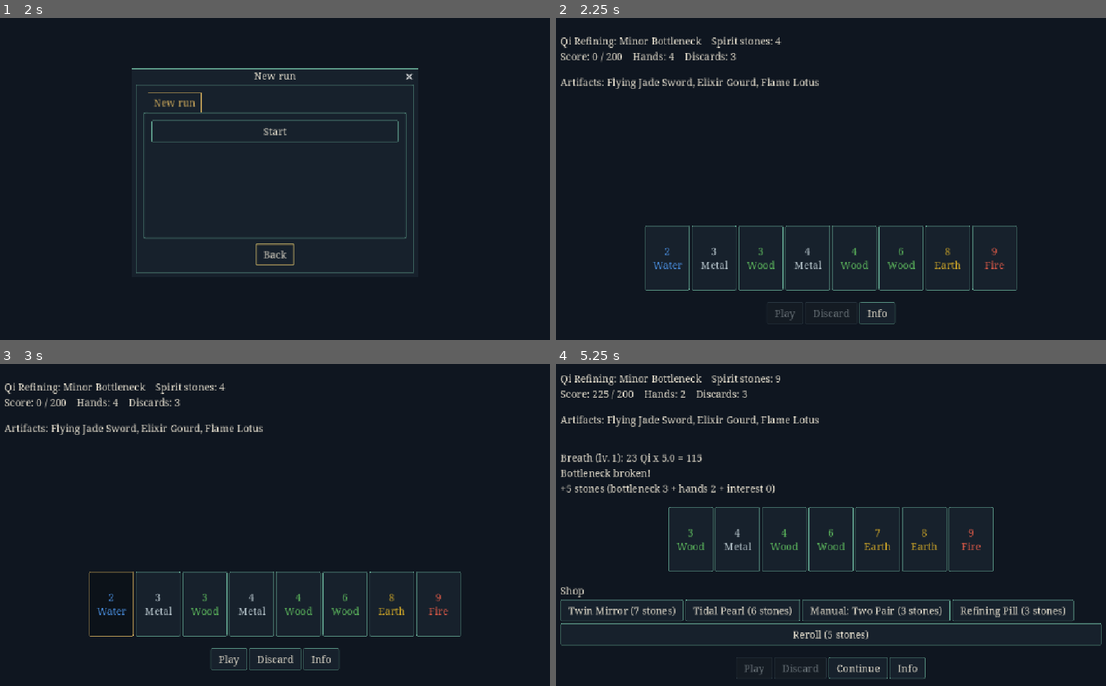
Above: before the commit, frames 1-4 (two rows, left to right).
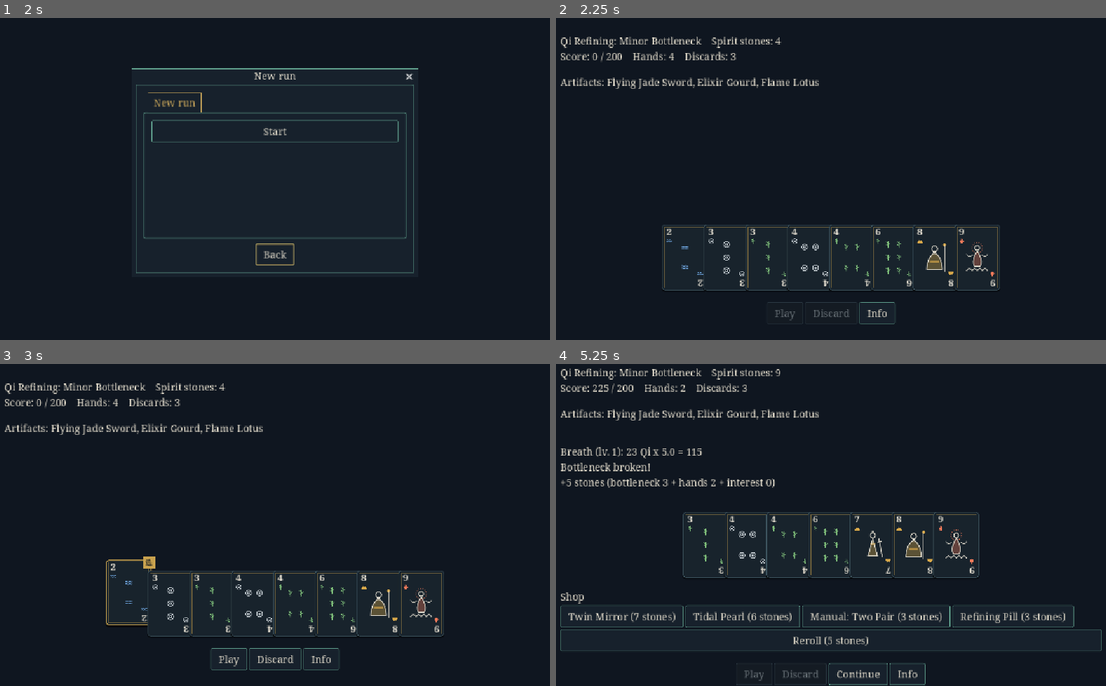
Above: after the commit, the same moments.

Repository: BazeOnigiri/deckbuilder-cultivation
Game: Godot game, scene res://ui/main/main.tscn
Same seed, same stepped clock (60 frames per second), same inputs: the game is played once before the commit and once after it.
Inputs (mouse positions are in pixels of both pictures, inside the frame that each line leads up to):
- Up to frame 1 (2 s): click "New run" at 0.5 s; click "New run" at 1.25 s
- Up to frame 2 (2.25 s): click "Start" at 2 s
- Up to frame 3 (3 s): click (110, 605) at 2.75 s, where only the run before the commit has a clickable "2 Water"
- Up to frame 4 (5.25 s): click "Play" at 3.5 s; click (666, 605) at 4.25 s, where only the run before the commit has a clickable "3 Metal"; click "Play" at 5 s

Frame 1 is identical in both runs. In frame 2, 2.9% of the frame differs, in the area x 16-84%, y 64-85%; in frame 3, 3.0%; in frame 4, 12%, in the area x 0-100%, y 1-100%.

Commit message:
feat(cartes): dessine les cartes avec symboles, points, figures et sceau de selection
- CardView dessine la carte dans _draw() : rang et symbole dans deux
  coins opposes, points pour les rangs 1 a 6, figures Disciple, Maitre
  et Immortel pour les rangs 7 a 9 (fond teinte + trait papier).
- Selection : la carte monte, bordure or et sceau 选. Seule la carte
  est cliquable (_has_point), pas la bande laissee pour la levee.
- Apparence dans le Theme, type CardButton (styles, couleurs, polices,
  levee). Styles des elements (couleur, symbole SVG) en donnees.
- Sous-ensemble Ma Shan Zheng : ajoute 选 (選 absent de la police).
- Cartes de la main chevauchees de 8 px.
- Tests : style et icone par element, contrastes sur la carte et le
  sceau, un centre pour chaque rang du paquet. Contraste WCAG partage
  dans test/helpers/contrast.gd.

Co-Authored-By: Claude Opus 5.5 <noreply@anthropic.com>

Diff:
--- /dev/null
+++ b/test/helpers/contrast.gd
@@ -0,0 +1,13 @@
+extends RefCounted
+## Ratio de contraste WCAG 2 (4.5 = minimum pour du texte normal).
+
+
+static func ratio(a: Color, b: Color) -> float:
+	var la: float = _luminance(a)
+	var lb: float = _luminance(b)
+	return (maxf(la, lb) + 0.05) / (minf(la, lb) + 0.05)
+
+
+static func _luminance(c: Color) -> float:
+	var lin: Color = c.srgb_to_linear()
+	return 0.2126 * lin.r + 0.7152 * lin.g + 0.0722 * lin.b
--- a/test/unit/content/test_theme_content.gd
+++ b/test/unit/content/test_theme_content.gd
@@ -2,7 +2,7 @@
 
 const THEME_PATH := "res://ui/theme/lavis_de_nuit.tres"
 const BOLD_PATH := "res://ui/fonts/noto_serif_bold_tnum.tres"
-
+const Contrast := preload("res://test/helpers/contrast.gd")
 
 func test_theme_applique_au_projet() -> void:
 	var setting: String = ProjectSettings.get_setting("gui/theme/custom", "")
@@ -33,17 +33,5 @@
 	var theme: Theme = load(THEME_PATH)
 	var fond: Color = ProjectSettings.get_setting("rendering/environment/defaults/default_clear_color")
 	var bouton: StyleBoxFlat = theme.get_stylebox("normal", "Button")
-	assert_gt(_contraste(theme.get_color("font_color", "Label"), fond), 4.5, "texte sur fond")
-	assert_gt(_contraste(theme.get_color("font_color", "Button"), bouton.bg_color), 4.5, "texte de bouton")
-
-
-## Ratio de contraste WCAG 2 (4.5 = minimum pour du texte normal).
-func _contraste(a: Color, b: Color) -> float:
-	var la: float = _luminance(a)
-	var lb: float = _luminance(b)
-	return (maxf(la, lb) + 0.05) / (minf(la, lb) + 0.05)
-
-
-func _luminance(c: Color) -> float:
-	var lin: Color = c.srgb_to_linear()
-	return 0.2126 * lin.r + 0.7152 * lin.g + 0.0722 * lin.b
+	assert_gt(Contrast.ratio(theme.get_color("font_color", "Label"), fond), 4.5, "texte sur fond")
+	assert_gt(Contrast.ratio(theme.get_color("font_color", "Button"), bouton.bg_color), 4.5, "texte de bouton")
--- /dev/null
+++ b/test/unit/ui/test_element_styles.gd
@@ -0,0 +1,41 @@
+extends GutTest
+
+const Contrast := preload("res://test/helpers/contrast.gd")
+const THEME_PATH := "res://ui/theme/lavis_de_nuit.tres"
+const DECK_PATH := "res://content/decks/paquet_depart.tres"
+const CARD_STYLES := ["card", "card_hover", "card_selected"]
+const CARD_TYPE := "CardButton"
+
+
+func test_un_style_avec_icone_par_element() -> void:
+	for element: Element.Type in Element.Type.values():
+		var style := ElementStyles.of(element)
+		assert_not_null(style, "style manquant : %s" % Element.to_id(element))
+		if style != null:
+			assert_not_null(style.icon, "icone manquante : %s" % Element.to_id(element))
+
+
+func test_rang_et_couleurs_lisibles_sur_la_carte() -> void:
+	var theme: Theme = load(THEME_PATH)
+	var rank: Color = theme.get_color("rank_color", CARD_TYPE)
+	for state: String in CARD_STYLES:
+		var fond: Color = (theme.get_stylebox(state, CARD_TYPE) as StyleBoxFlat).bg_color
+		assert_gt(Contrast.ratio(rank, fond), 4.5, "rang sur %s" % state)
+		for element: Element.Type in Element.Type.values():
+			var style := ElementStyles.of(element)
+			if style != null:
+				assert_gt(Contrast.ratio(style.color, fond), 4.5, "%s sur %s" % [Element.to_id(element), state])
+
+
+func test_sceau_lisible() -> void:
+	var theme: Theme = load(THEME_PATH)
+	var font: Font = theme.get_font("seal_font", CARD_TYPE)
+	assert_true(font.has_char(CardView.SEAL_GLYPH.unicode_at(0)), "caractere du sceau absent de la police")
+	var ratio: float = Contrast.ratio(theme.get_color("seal_text_color", CARD_TYPE), theme.get_color("seal_color", CARD_TYPE))
+	assert_gt(ratio, 4.5, "texte du sceau")
+
+
+func test_chaque_rang_du_paquet_a_un_centre() -> void:
+	var deck: DeckDefinition = load(DECK_PATH)
+	for card: CardData in deck.cards:
+		assert_true(CardView.PIPS.has(card.rank) or CardView.FIGURES.has(card.rank), "rien au centre du rang %d" % card.rank)
--- a/ui/cards/card_view.gd
+++ b/ui/cards/card_view.gd
@@ -1,24 +1,106 @@
 class_name CardView
 extends Button
-## Une carte de la main, selectionnable. Couleur ET nom d'element : lisible sans distinguer les couleurs.
+## Une carte de la main, selectionnable, dessinee dans _draw(). Apparence dans le Theme (type CardButton).
+## Couleur ET forme du symbole : lisible sans distinguer les couleurs.
 
-const SIZE := Vector2(90, 130)
-const ELEMENT_COLORS := {
-	Element.Type.BOIS: Color("5cb85c"),
-	Element.Type.FEU: Color("e05a47"),
-	Element.Type.TERRE: Color("c9a227"),
-	Element.Type.METAL: Color("b0bec5"),
-	Element.Type.EAU: Color("4a90e2"),
+const CARD_SIZE := Vector2(92, 132)
+const FRAME_INSET := 5.0
+## Coin : colonne centree en CORNER_X, ligne de base du rang, centre du symbole.
+const CORNER_X := 15.0
+const RANK_BASELINE := 21.0
+const CORNER_ICON_Y := 33.0
+const CORNER_ICON_SIZE := 14.0
+const PIP_SIZE := 17.0
+const PIP_AREA := Rect2(24, 22, 44, 88)
+## Points des rangs 1 a 6, en pourcentage de PIP_AREA.
+const PIPS := {
+	1: [Vector2(50, 50)],
+	2: [Vector2(50, 28), Vector2(50, 72)],
+	3: [Vector2(50, 20), Vector2(50, 50), Vector2(50, 80)],
+	4: [Vector2(25, 26), Vector2(75, 26), Vector2(25, 74), Vector2(75, 74)],
+	5: [Vector2(25, 22), Vector2(75, 22), Vector2(50, 50), Vector2(25, 78), Vector2(75, 78)],
+	6: [Vector2(25, 20), Vector2(75, 20), Vector2(25, 50), Vector2(75, 50), Vector2(25, 80), Vector2(75, 80)],
 }
-const FONT_STATES := ["font_color", "font_pressed_color", "font_hover_color",
-	"font_hover_pressed_color", "font_focus_color"]
+const FIGURE_AREA := Rect2(20, 31, 52, 70)
+## Figures des rangs 7 a 9 : [fond blanc teinte par l'element, trait couleur papier].
+const FIGURES := {
+	7: [preload("res://ui/cards/figures/disciple_fond.svg"), preload("res://ui/cards/figures/disciple_trait.svg")],
+	8: [preload("res://ui/cards/figures/maitre_fond.svg"), preload("res://ui/cards/figures/maitre_trait.svg")],
+	9: [preload("res://ui/cards/figures/immortel_fond.svg"), preload("res://ui/cards/figures/immortel_trait.svg")],
+}
+const SEAL_SIZE := 24.0
+## Le sceau deborde de la carte en haut et a droite.
+const SEAL_OVERFLOW := 7.0
+## Sceau decoratif, identique dans toutes les langues.
+const SEAL_GLYPH := "选"
 
 var card: CardInstance
 
 
 func _ready() -> void:
+	theme_type_variation = &"CardButton"
 	toggle_mode = true
-	custom_minimum_size = SIZE
-	text = "%d\n%s" % [card.rank, tr("ELEMENT_" + Element.to_id(card.element).to_upper())]
-	for state: String in FONT_STATES:
-		add_theme_color_override(state, ELEMENT_COLORS[card.element])
+	# shortcut: pas de focus (souris seule), a revoir avec la navigation clavier/manette via InputMap
+	focus_mode = FOCUS_NONE
+	# Bande vide au-dessus de la carte : la place qu'elle prend quand elle monte.
+	custom_minimum_size = CARD_SIZE + Vector2(0, get_theme_constant(&"lift"))
+	tooltip_text = tr("ELEMENT_" + Element.to_id(card.element).to_upper())
+
+
+## Seule la carte est cliquable, pas la bande laissee pour la levee.
+func _has_point(point: Vector2) -> bool:
+	return Rect2(_card_origin(), CARD_SIZE).has_point(point)
+
+
+func _card_origin() -> Vector2:
+	return Vector2(0, 0 if button_pressed else get_theme_constant(&"lift"))
+
+
+func _draw() -> void:
+	var style := ElementStyles.of(card.element)
+	var origin := _card_origin()
+	draw_set_transform(origin)
+	var box: StringName = &"card_selected" if button_pressed else (&"card_hover" if is_hovered() else &"card")
+	draw_style_box(get_theme_stylebox(box), Rect2(Vector2.ZERO, CARD_SIZE))
+	# +0.5 : le trait de 1 px est centre sur le bord du rectangle, on le cale sur une colonne de pixels.
+	var inset := Vector2.ONE * (FRAME_INSET + 0.5)
+	draw_rect(Rect2(inset, CARD_SIZE - 2 * inset), get_theme_color(&"frame_color"), false, 1.0)
+	_draw_corner(style)
+	_draw_center(style)
+	if button_pressed:
+		_draw_seal()
+	# Coin bas droit : le meme coin, tourne d'un demi-tour autour du coin oppose.
+	draw_set_transform(origin + CARD_SIZE, PI)
+	_draw_corner(style)
+	draw_set_transform(Vector2.ZERO)
+
+
+func _draw_corner(style: ElementStyle) -> void:
+	draw_string(get_theme_font(&"font"), Vector2(0, RANK_BASELINE), str(card.rank), HORIZONTAL_ALIGNMENT_CENTER,
+		CORNER_X * 2, get_theme_font_size(&"font_size"), get_theme_color(&"rank_color"))
+	_draw_icon(style, Vector2(CORNER_X, CORNER_ICON_Y), CORNER_ICON_SIZE)
+
+
+func _draw_center(style: ElementStyle) -> void:
+	if FIGURES.has(card.rank):
+		var layers: Array = FIGURES[card.rank]
+		draw_texture_rect(layers[0], FIGURE_AREA, false, style.color)
+		draw_texture_rect(layers[1], FIGURE_AREA, false)
+		return
+	for percent: Vector2 in PIPS.get(card.rank, []):
+		_draw_icon(style, PIP_AREA.position + PIP_AREA.size * percent / 100.0, PIP_SIZE)
+
+
+func _draw_icon(style: ElementStyle, center: Vector2, side: float) -> void:
+	draw_texture_rect(style.icon, Rect2(center - Vector2.ONE * side / 2, Vector2.ONE * side), false, style.color)
+
+
+func _draw_seal() -> void:
+	var seal := Rect2(CARD_SIZE.x - SEAL_SIZE + SEAL_OVERFLOW, -SEAL_OVERFLOW, SEAL_SIZE, SEAL_SIZE)
+	draw_rect(seal, get_theme_color(&"seal_color"))
+	var font := get_theme_font(&"seal_font")
+	var font_size := get_theme_font_size(&"seal_font_size")
+	# Ligne de base qui centre le caractere en hauteur dans le sceau.
+	var baseline: float = seal.position.y + (SEAL_SIZE + font.get_ascent(font_size) - font.get_descent(font_size)) / 2
+	draw_string(font, Vector2(seal.position.x, baseline), SEAL_GLYPH, HORIZONTAL_ALIGNMENT_CENTER,
+		SEAL_SIZE, font_size, get_theme_color(&"seal_text_color"))
--- /dev/null
+++ b/ui/cards/element_style.gd
@@ -0,0 +1,8 @@
+class_name ElementStyle
+extends Resource
+## Habillage d'un element : couleur et symbole. Couleur ET forme, pour le daltonisme.
+
+@export var element: Element.Type
+@export var color: Color = Color.WHITE
+## Symbole blanc, teinte par color au dessin.
+@export var icon: Texture2D
--- /dev/null
+++ b/ui/cards/element_styles.gd
@@ -0,0 +1,18 @@
+class_name ElementStyles
+extends RefCounted
+## Styles des elements, charges une fois depuis ui/cards/styles/. Ajouter un element = ajouter un fichier.
+
+const DIR := "res://ui/cards/styles"
+
+static var _by_element: Dictionary = {}
+
+
+static func of(element: Element.Type) -> ElementStyle:
+	if _by_element.is_empty():
+		for res: Resource in ContentLoader.load_all(DIR):
+			var style := res as ElementStyle
+			if style == null:
+				push_warning("Ressource ignoree dans %s : %s" % [DIR, res.resource_path])
+				continue
+			_by_element[style.element] = style
+	return _by_element.get(element) as ElementStyle
--- /dev/null
+++ b/ui/cards/figures/disciple_fond.svg
@@ -0,0 +1,4 @@
+<svg xmlns="http://www.w3.org/2000/svg" width="60" height="80" viewBox="0 0 60 80">
+    <path d="M30 25 L19 66 H41 Z" fill="#fff" fill-opacity=".35" />
+    <path d="M24 38 H36" fill="none" stroke="#fff" stroke-width="3" />
+</svg>
--- /dev/null
+++ b/ui/cards/figures/disciple_trait.svg
@@ -0,0 +1,9 @@
+<svg xmlns="http://www.w3.org/2000/svg" width="60" height="80" viewBox="0 0 60 80">
+    <g fill="none" stroke="#E6E0D2" stroke-width="2" stroke-linecap="round" stroke-linejoin="round">
+        <circle cx="30" cy="18" r="6" />
+        <path d="M30 25 L19 66 H41 Z" />
+        <path d="M44 26 L52 68" />
+        <path d="M41 34 l8 -2" />
+    </g>
+    <circle cx="30" cy="9.5" r="2.6" fill="#E6E0D2" />
+</svg>
--- /dev/null
+++ b/ui/cards/figures/immortel_fond.svg
@@ -0,0 +1,4 @@
+<svg xmlns="http://www.w3.org/2000/svg" width="60" height="80" viewBox="0 0 60 80">
+    <circle cx="30" cy="18" r="12" fill="none" stroke="#fff" stroke-width="1.5" stroke-dasharray="2 3" />
+    <path d="M30 25 C21 38 18 52 23 60 H37 C42 52 39 38 30 25 Z" fill="#fff" fill-opacity=".35" />
+</svg>
--- /dev/null
+++ b/ui/cards/figures/immortel_trait.svg
@@ -0,0 +1,8 @@
+<svg xmlns="http://www.w3.org/2000/svg" width="60" height="80" viewBox="0 0 60 80">
+    <g fill="none" stroke="#E6E0D2" stroke-linecap="round" stroke-linejoin="round">
+        <circle cx="30" cy="18" r="5.5" stroke-width="2" />
+        <path d="M30 25 C21 38 18 52 23 60 H37 C42 52 39 38 30 25 Z" stroke-width="2" />
+        <path d="M19 34 Q11 40 6 33 M41 34 Q49 40 54 33" stroke-width="1.5" />
+        <path d="M6 70 q6 -8 12 0 q6 -8 12 0 q6 -8 12 0 q6 -8 12 0" stroke-width="2" />
+    </g>
+</svg>
--- /dev/null
+++ b/ui/cards/figures/maitre_fond.svg
@@ -0,0 +1,5 @@
+<svg xmlns="http://www.w3.org/2000/svg" width="60" height="80" viewBox="0 0 60 80">
+    <path d="M10 68 Q12 36 28 30 Q44 36 46 68 Z" fill="#fff" fill-opacity=".35" />
+    <path d="M18 50 H38" fill="none" stroke="#fff" stroke-width="3" />
+    <circle cx="51" cy="11" r="3.5" fill="#fff" />
+</svg>
--- /dev/null
+++ b/ui/cards/figures/maitre_trait.svg
@@ -0,0 +1,8 @@
+<svg xmlns="http://www.w3.org/2000/svg" width="60" height="80" viewBox="0 0 60 80">
+    <g fill="none" stroke="#E6E0D2" stroke-width="2" stroke-linecap="round" stroke-linejoin="round">
+        <circle cx="28" cy="20" r="6.5" />
+        <path d="M10 68 Q12 36 28 30 Q44 36 46 68 Z" />
+        <path d="M51 12 V72" />
+    </g>
+    <path d="M24 25 Q28 39 32 25 Z" fill="#E6E0D2" />
+</svg>
--- /dev/null
+++ b/ui/cards/icons/bois.svg
@@ -0,0 +1,4 @@
+<svg xmlns="http://www.w3.org/2000/svg" width="24" height="24" viewBox="0 0 24 24">
+    <path d="M12 21V4M12 9L7 5.5M12 12.5l5-3.5M12 16l-4.5-3" fill="none" stroke="#fff" stroke-width="2.2"
+        stroke-linecap="round" stroke-linejoin="round" />
+</svg>
--- /dev/null
+++ b/ui/cards/icons/eau.svg
@@ -0,0 +1,4 @@
+<svg xmlns="http://www.w3.org/2000/svg" width="24" height="24" viewBox="0 0 24 24">
+    <path d="M3 9c3-3 6 3 9 0s6 3 9 0M3 15c3-3 6 3 9 0s6 3 9 0" fill="none" stroke="#fff" stroke-width="2.2"
+        stroke-linecap="round" stroke-linejoin="round" />
+</svg>
--- /dev/null
+++ b/ui/cards/icons/feu.svg
@@ -0,0 +1,4 @@
+<svg xmlns="http://www.w3.org/2000/svg" width="24" height="24" viewBox="0 0 24 24">
+    <path d="M12 3c.8 3.6 5 5.6 5 10.6A5 5 0 0 1 7 13.6c0-2.6 1.6-3.8 2-5.6 1 1.8 2 2.2 3 2.2 0-2.8-1-4.6 0-7.2z"
+        fill="#fff" stroke="#fff" stroke-width="2.2" stroke-linecap="round" stroke-linejoin="round" />
+</svg>
--- /dev/null
+++ b/ui/cards/icons/metal.svg
@@ -0,0 +1,4 @@
+<svg xmlns="http://www.w3.org/2000/svg" width="24" height="24" viewBox="0 0 24 24">
+    <path d="M12 4a8 8 0 1 0 0 16a8 8 0 1 0 0-16zM9.5 9.5h5v5h-5z" fill="none" stroke="#fff" stroke-width="2.2"
+        stroke-linecap="round" stroke-linejoin="round" />
+</svg>
--- /dev/null
+++ b/ui/cards/icons/terre.svg
@@ -0,0 +1,4 @@
+<svg xmlns="http://www.w3.org/2000/svg" width="24" height="24" viewBox="0 0 24 24">
+    <path d="M3 19L9.5 8.5l3 4.5 2.5-4 6 10z" fill="#fff" stroke="#fff" stroke-width="2.2"
+        stroke-linecap="round" stroke-linejoin="round" />
+</svg>
--- /dev/null
+++ b/ui/cards/styles/bois.tres
@@ -0,0 +1,10 @@
+[gd_resource type="Resource" script_class="ElementStyle" format=3 uid="uid://b2x2vwkfxclng"]
+
+[ext_resource type="Texture2D" uid="uid://corthchjcl1d5" path="res://ui/cards/icons/bois.svg" id="1_28w04"]
+[ext_resource type="Script" uid="uid://ct8lsqumgmyw6" path="res://ui/cards/element_style.gd" id="1_n7j20"]
+
+[resource]
+script = ExtResource("1_n7j20")
+color = Color(0.49803922, 0.7490196, 0.47843137, 1)
+icon = ExtResource("1_28w04")
+metadata/_custom_type_script = "uid://ct8lsqumgmyw6"
--- /dev/null
+++ b/ui/cards/styles/eau.tres
@@ -0,0 +1,11 @@
+[gd_resource type="Resource" script_class="ElementStyle" format=3 uid="uid://c00aps2y265ai"]
+
+[ext_resource type="Texture2D" uid="uid://c2eyvhbdl8wab" path="res://ui/cards/icons/eau.svg" id="1_6yv8x"]
+[ext_resource type="Script" uid="uid://ct8lsqumgmyw6" path="res://ui/cards/element_style.gd" id="2_8aeh0"]
+
+[resource]
+script = ExtResource("2_8aeh0")
+element = 4
+color = Color(0.43529412, 0.6509804, 0.8784314, 1)
+icon = ExtResource("1_6yv8x")
+metadata/_custom_type_script = "uid://ct8lsqumgmyw6"
--- /dev/null
+++ b/ui/cards/styles/feu.tres
@@ -0,0 +1,11 @@
+[gd_resource type="Resource" script_class="ElementStyle" format=3 uid="uid://cdcl8jdmodf1f"]
+
+[ext_resource type="Texture2D" uid="uid://cw5cnnouvgi4w" path="res://ui/cards/icons/feu.svg" id="1_cy7rg"]
+[ext_resource type="Script" uid="uid://ct8lsqumgmyw6" path="res://ui/cards/element_style.gd" id="2_tnyeg"]
+
+[resource]
+script = ExtResource("2_tnyeg")
+element = 1
+color = Color(0.9411765, 0.47843137, 0.3529412, 1)
+icon = ExtResource("1_cy7rg")
+metadata/_custom_type_script = "uid://ct8lsqumgmyw6"
--- /dev/null
+++ b/ui/cards/styles/metal.tres
@@ -0,0 +1,11 @@
+[gd_resource type="Resource" script_class="ElementStyle" format=3 uid="uid://dmf1csudmly4i"]
+
+[ext_resource type="Texture2D" uid="uid://tsmcho7snhqi" path="res://ui/cards/icons/metal.svg" id="1_6epna"]
+[ext_resource type="Script" uid="uid://ct8lsqumgmyw6" path="res://ui/cards/element_style.gd" id="2_bdnvi"]
+
+[resource]
+script = ExtResource("2_bdnvi")
+element = 3
+color = Color(0.7647059, 0.79607844, 0.8156863, 1)
+icon = ExtResource("1_6epna")
+metadata/_custom_type_script = "uid://ct8lsqumgmyw6"
--- /dev/null
+++ b/ui/cards/styles/terre.tres
@@ -0,0 +1,11 @@
+[gd_resource type="Resource" script_class="ElementStyle" format=3 uid="uid://sgommqt8ovvu"]
+
+[ext_resource type="Texture2D" uid="uid://dd6yhbfjcpmh4" path="res://ui/cards/icons/terre.svg" id="1_u8v1b"]
+[ext_resource type="Script" uid="uid://ct8lsqumgmyw6" path="res://ui/cards/element_style.gd" id="2_etowf"]
+
+[resource]
+script = ExtResource("2_etowf")
+element = 2
+color = Color(0.8509804, 0.6627451, 0.2901961, 1)
+icon = ExtResource("1_u8v1b")
+metadata/_custom_type_script = "uid://ct8lsqumgmyw6"
--- a/ui/round/round_screen.tscn
+++ b/ui/round/round_screen.tscn
@@ -54,6 +54,7 @@
 [node name="HandRow" type="HBoxContainer" parent="Margin/Layout" unique_id=1977189333]
 unique_name_in_owner = true
 layout_mode = 2
+theme_override_constants/separation = -8
 alignment = 1
 
 [node name="ShopPanel" type="VBoxContainer" parent="Margin/Layout"]
--- a/ui/theme/lavis_de_nuit.tres
+++ b/ui/theme/lavis_de_nuit.tres
@@ -1,6 +1,55 @@
 [gd_resource type="Theme" format=3 uid="uid://cqoir5fnb7fno"]
 
 [ext_resource type="FontVariation" uid="uid://3r71v0du2b50" path="res://ui/fonts/noto_serif_regular_tnum.tres" id="1_15t8c"]
+[ext_resource type="FontVariation" uid="uid://ccq5750jeimq6" path="res://ui/fonts/noto_serif_bold_tnum.tres" id="2_carte"]
+[ext_resource type="FontFile" uid="uid://dt82lx2lkqwjs" path="res://ui/fonts/MaShanZheng-Sceaux.ttf" id="3_sceau"]
+
+[sub_resource type="StyleBoxEmpty" id="StyleBoxEmpty_carte"]
+
+[sub_resource type="StyleBoxFlat" id="StyleBoxFlat_carte"]
+bg_color = Color(0.0941, 0.1373, 0.1725, 1)
+border_width_left = 1
+border_width_top = 1
+border_width_right = 1
+border_width_bottom = 1
+border_color = Color(0.2431, 0.3333, 0.3765, 1)
+corner_radius_top_left = 6
+corner_radius_top_right = 6
+corner_radius_bottom_right = 6
+corner_radius_bottom_left = 6
+shadow_color = Color(0, 0, 0, 0.6)
+shadow_size = 1
+shadow_offset = Vector2(0, 3)
+
+[sub_resource type="StyleBoxFlat" id="StyleBoxFlat_carte_survol"]
+bg_color = Color(0.0941, 0.1373, 0.1725, 1)
+border_width_left = 1
+border_width_top = 1
+border_width_right = 1
+border_width_bottom = 1
+border_color = Color(0.3725, 0.6588, 0.5412, 1)
+corner_radius_top_left = 6
+corner_radius_top_right = 6
+corner_radius_bottom_right = 6
+corner_radius_bottom_left = 6
+shadow_color = Color(0, 0, 0, 0.6)
+shadow_size = 1
+shadow_offset = Vector2(0, 3)
+
+[sub_resource type="StyleBoxFlat" id="StyleBoxFlat_carte_choisie"]
+bg_color = Color(0.0941, 0.1373, 0.1725, 1)
+border_width_left = 2
+border_width_top = 2
+border_width_right = 2
+border_width_bottom = 2
+border_color = Color(0.7882, 0.6353, 0.3059, 1)
+corner_radius_top_left = 6
+corner_radius_top_right = 6
+corner_radius_bottom_right = 6
+corner_radius_bottom_left = 6
+shadow_color = Color(0, 0, 0, 0.6)
+shadow_size = 1
+shadow_offset = Vector2(0, 3)
 
 [sub_resource type="StyleBoxFlat" id="StyleBoxFlat_panneau"]
 content_margin_left = 16.0
@@ -167,6 +216,25 @@
 Button/styles/hover_pressed = SubResource("StyleBoxFlat_bouton_enfonce")
 Button/styles/normal = SubResource("StyleBoxFlat_bouton")
 Button/styles/pressed = SubResource("StyleBoxFlat_bouton_enfonce")
+CardButton/base_type = &"Button"
+CardButton/colors/frame_color = Color(0.7882, 0.6353, 0.3059, 0.45)
+CardButton/colors/rank_color = Color(0.902, 0.8784, 0.8235, 1)
+CardButton/colors/seal_color = Color(0.7882, 0.6353, 0.3059, 1)
+CardButton/colors/seal_text_color = Color(0.0471, 0.0784, 0.1098, 1)
+CardButton/constants/lift = 22
+CardButton/font_sizes/font_size = 19
+CardButton/font_sizes/seal_font_size = 17
+CardButton/fonts/font = ExtResource("2_carte")
+CardButton/fonts/seal_font = ExtResource("3_sceau")
+CardButton/styles/card = SubResource("StyleBoxFlat_carte")
+CardButton/styles/card_hover = SubResource("StyleBoxFlat_carte_survol")
+CardButton/styles/card_selected = SubResource("StyleBoxFlat_carte_choisie")
+CardButton/styles/disabled = SubResource("StyleBoxEmpty_carte")
+CardButton/styles/focus = SubResource("StyleBoxEmpty_carte")
+CardButton/styles/hover = SubResource("StyleBoxEmpty_carte")
+CardButton/styles/hover_pressed = SubResource("StyleBoxEmpty_carte")
+CardButton/styles/normal = SubResource("StyleBoxEmpty_carte")
+CardButton/styles/pressed = SubResource("StyleBoxEmpty_carte")
 Label/colors/font_color = Color(0.9098, 0.8824, 0.8157, 1)
 RichTextLabel/colors/default_color = Color(0.9098, 0.8824, 0.8157, 1)
 TabContainer/colors/font_hovered_color = Color(0.9098, 0.8824, 0.8157, 1)
Not shown, added: test/helpers/contrast.gd.uid
Not shown, added: test/unit/ui/test_element_styles.gd.uid
Not shown, added: ui/cards/element_style.gd.uid
Not shown, added: ui/cards/element_styles.gd.uid
Not shown, added: ui/cards/figures/disciple_fond.svg.import
Not shown, added: ui/cards/figures/disciple_trait.svg.import
Not shown, added: ui/cards/figures/immortel_fond.svg.import
Not shown, added: ui/cards/figures/immortel_trait.svg.import
Not shown, added: ui/cards/figures/maitre_fond.svg.import
Not shown, added: ui/cards/figures/maitre_trait.svg.import
Not shown, added: ui/cards/icons/bois.svg.import
Not shown, added: ui/cards/icons/eau.svg.import
(and 5 more such lines)
